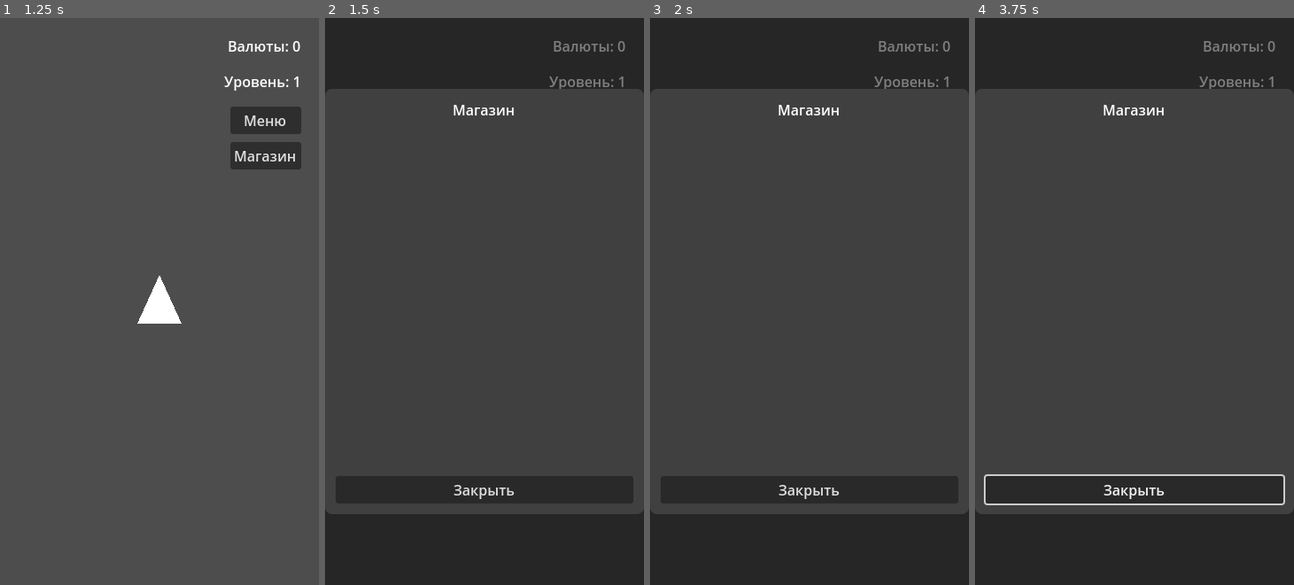
Above: before the commit, frames 1-4 (left to right).
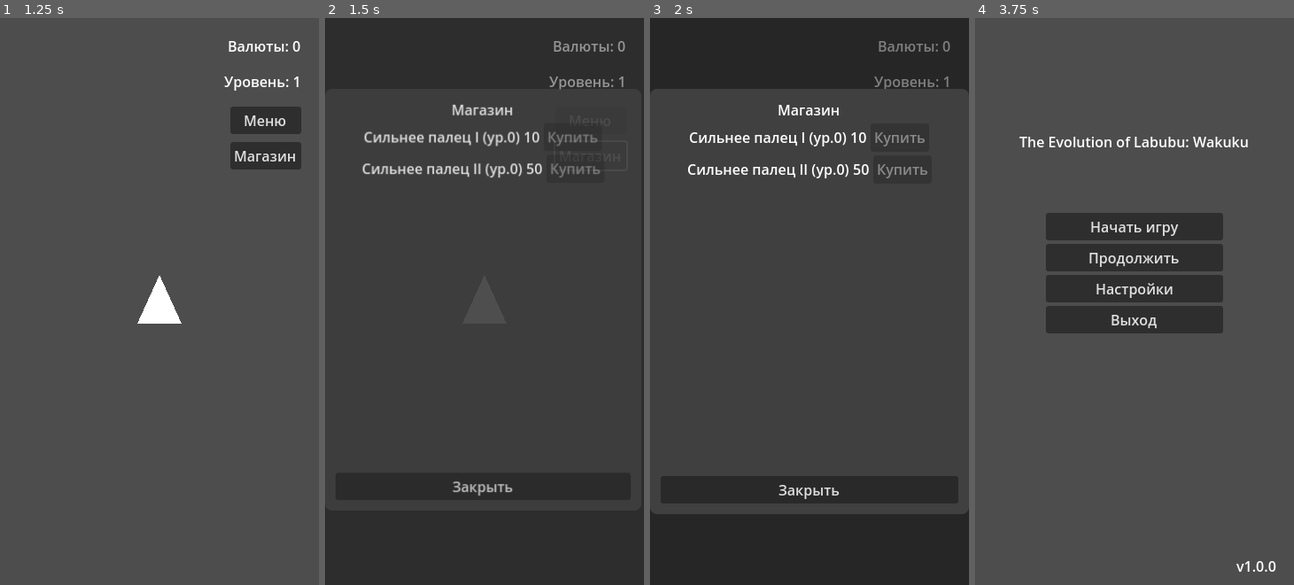
Above: after the commit, the same moments.

Repository: Common-ka/the-evolution-of-Labubu-Wakuku
Game: Godot game, scene res://scenes/main/main_menu.tscn
Same seed, same stepped clock (60 frames per second), same inputs: the game is played once before the commit and once after it.
Inputs:
- Up to frame 1 (1.25 s): click "Начать игру" at 0.5 s
- Up to frame 2 (1.5 s): click "Магазин" at 1.25 s
- Up to frame 3 (2 s): no input
- Up to frame 4 (3.75 s): click "Меню" at 2 s; click "Закрыть" at 2.75 s; click "Меню" at 3.5 s

Frame 1 is identical in both runs. In frame 2, 1.8% of the frame differs, in the area x 11-87%, y 15-85%; in frame 3, 1.1%; in frame 4, 32%, in the area x 0-100%, y 0-100%.
Error before the commit: Parse Error: Could not find type "SceneTreeTween" in the current scope. (res://scripts/ui/shop_panel.gd:12)

Commit message:
fix(ui): заменить SceneTreeTween на Tween в shop_panel.gd (краш при открытии магазина)

Diff:
--- a/scripts/ui/shop_panel.gd
+++ b/scripts/ui/shop_panel.gd
@@ -9,8 +9,8 @@
 @onready var overlay: ColorRect = $Overlay
 @onready var panel: Panel = $Panel
 
-var _show_tween: SceneTreeTween
-var _hide_tween: SceneTreeTween
+var _show_tween: Tween
+var _hide_tween: Tween
 const SHOW_DURATION := 0.22
 const HIDE_DURATION := 0.18
 const SCALE_MIN := 0.95
